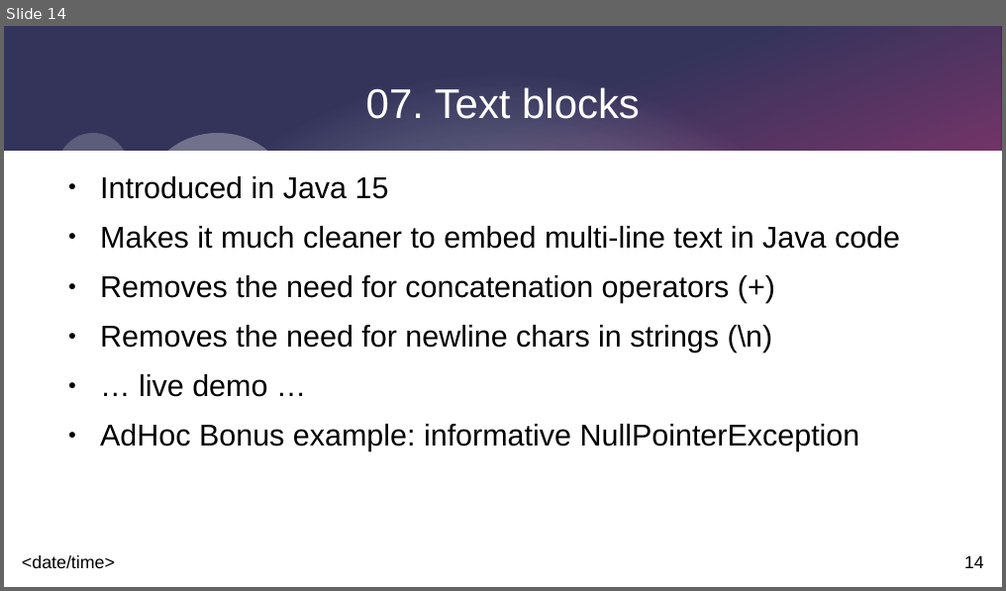
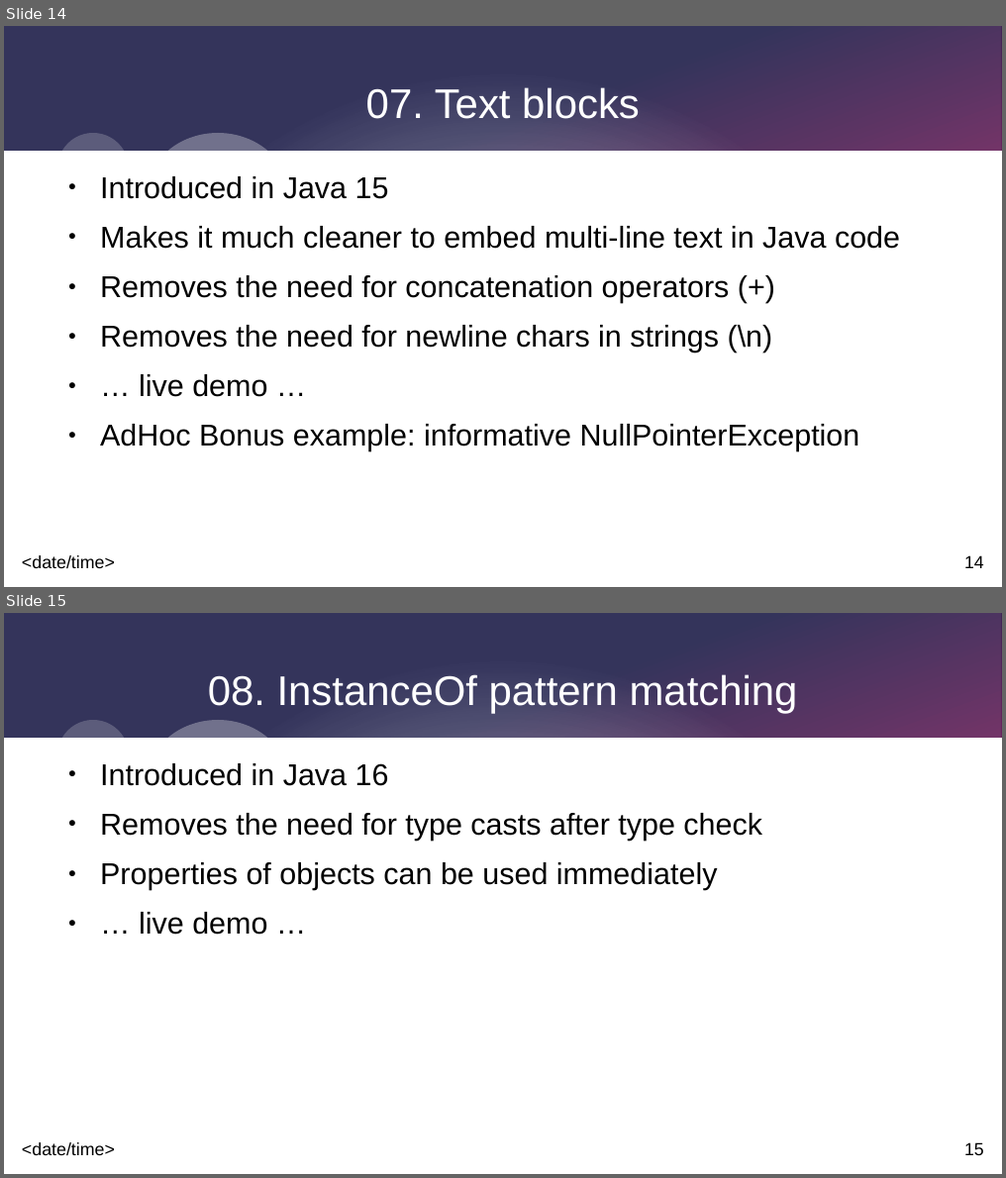
Before and after one commit to johnnyegel/Talk_JavaLatestAndGreatest, a slide deck: Presentation/JavaLatestAndGreatest.odp. Shown one above the other, each under a label of ours: slide 14 before the commit, slides 14 and 15 after it. The pictures are 1006x591 and 1006x1178 pixels, drawn with LibreOffice and Linux fonts; fonts in the diff are those of the drawing. Boxes give left, top, right and bottom in pixels: in the first picture for what was removed or moved away, otherwise in the second. Text is boxed around its words. In the diff, an @@ line names an element or a change of style, - is before the commit and + after.

```diff
--- a/Presentation/JavaLatestAndGreatest.odp
+++ b/Presentation/JavaLatestAndGreatest.odp
@@ slide 15 added at bbox=[4, 613, 1002, 1174], background #FFFFFF; not listed: 9 template elements that a slide beside it also shows @@
@@ title added at bbox=[208, 674, 798, 713], 33 pt, text #FFFFFF @@
+08. InstanceOf pattern matching
@@ text added at bbox=[100, 763, 762, 935], 24 pt, text #000000 @@
+● Introduced in Java 16
+● Removes the need for type casts after type check
+● Properties of objects can be used immediately
+● … live demo …
```
Also in this commit, not shown: 1 other slide added, 2 other files.
